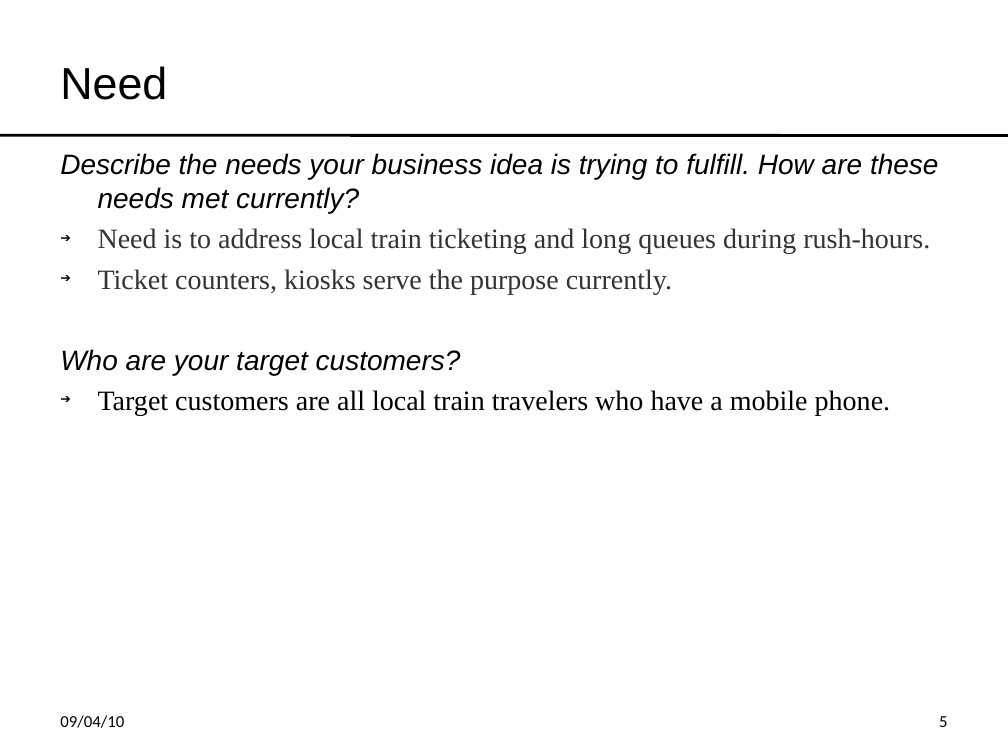
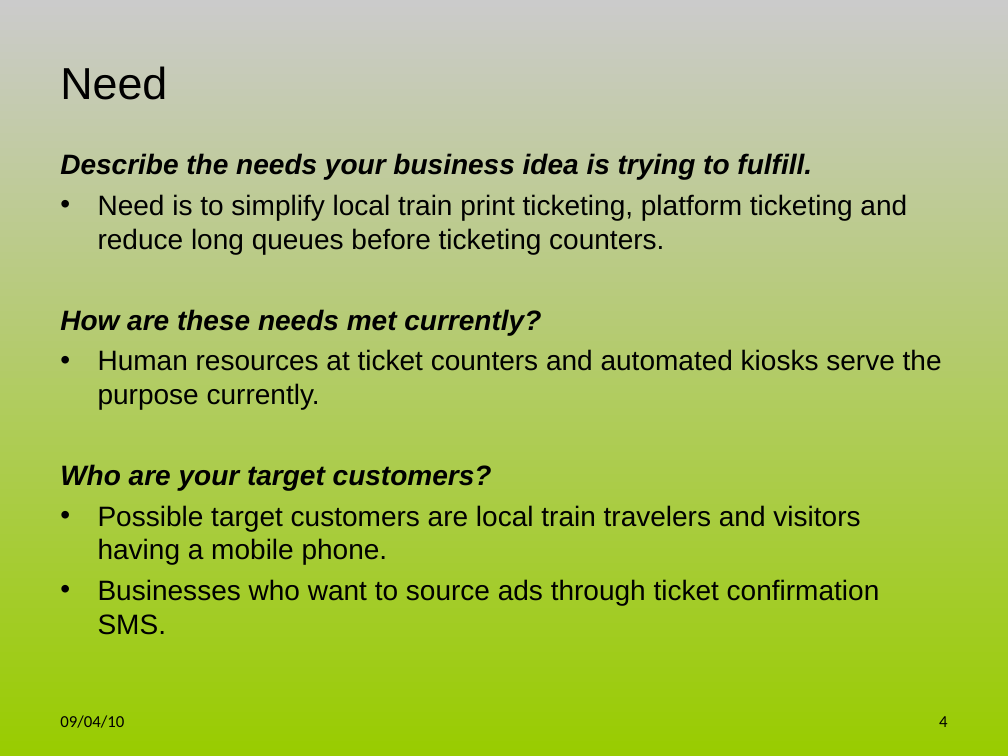
Before and after one commit to sriks/decii, a slide deck: slide 4 of mobileticketing/69290A4E.ppt (slide 5 before the commit). Drawn at 1008x756 pixels with LibreOffice and Linux fonts; fonts in the diff are those of the drawing. Boxes give left, top, right and bottom in pixels: in the first picture for what was removed or moved away, otherwise in the second. Text is boxed around its words. In the diff, an @@ line names an element or a change of style, - is before the commit and + after.

```diff
--- a/mobileticketing/69290A4E.ppt
+++ b/mobileticketing/69290A4E.ppt
@@ background #FFFFFF to gradient #CBCBCB to #99CC00 @@
@@ line removed from (0, 135) to (1008, 135) @@
@@ text at <box>60,153,942,409</box>: text changed; font Times New Roman to Arial; text colour #333333 to #000000 @@
-Describe the needs your business idea is trying to fulfill. How are these needs met currently?
-➔ Need is to address local train ticketing and long queues during rush-hours.
-➔ Ticket counters, kiosks serve the purpose currently.
+Describe the needs your business idea is trying to fulfill.
+• Need is to simplify local train print ticketing, platform ticketing and reduce long queues before ticketing counters.
+How are these needs met currently?
+• Human resources at ticket counters and automated kiosks serve the purpose currently.
@@ text at <box>60,464,492,490</box>: bold on in "Who are your target customers?" @@
@@ text at <box>98,505,880,635</box>: text changed; font Times New Roman to Arial @@
-➔ Target customers are all local train travelers who have a mobile phone.
+• Possible target customers are local train travelers and visitors having a mobile phone.
+• Businesses who want to source ads through ticket confirmation SMS.
@@ page number at <box>939,716,947,727</box>: text changed @@
-5
+4
```
Also in this commit, not shown: 9 other slides changed, 1 slide added, 1 slide removed, 4 other files.
